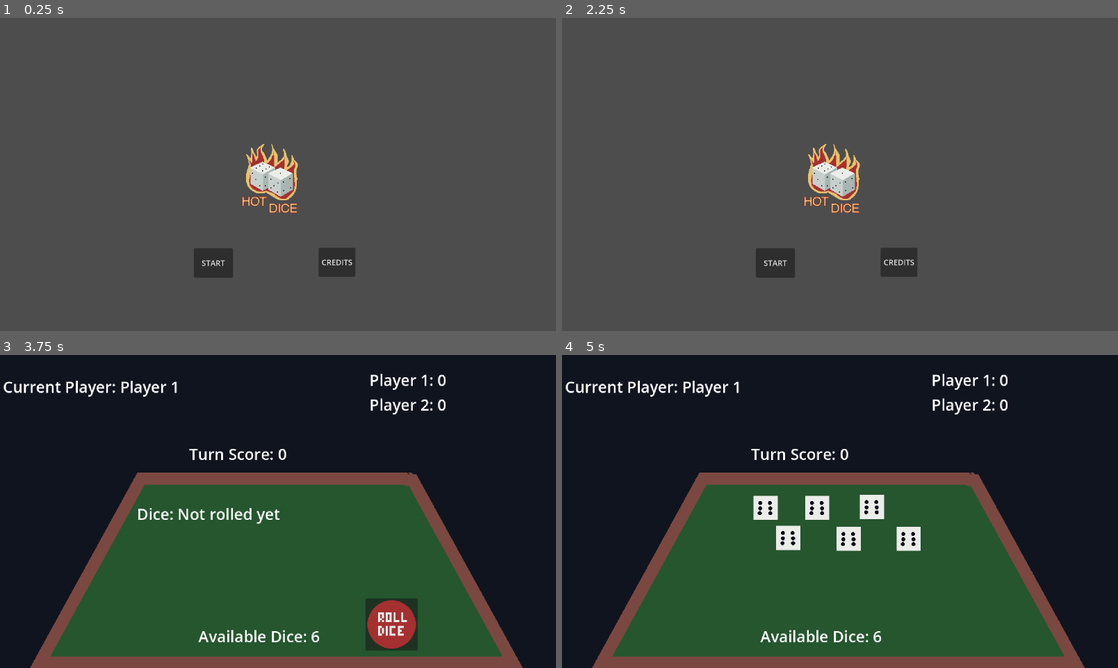
Above: before the commit, frames 1-4 (two rows, left to right).
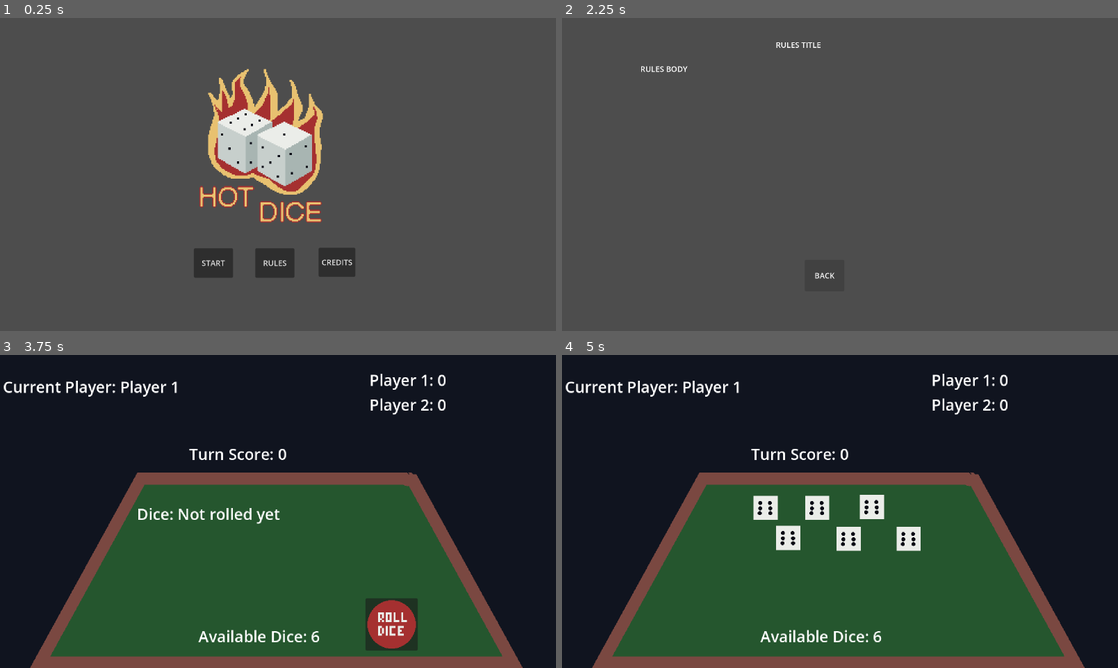
Above: after the commit, the same moments.

Repository: martinbriebac/10-000
Game: Godot game, scene res://scenes/setup_scene.tscn
Two runs of this game, one before a commit and one after it. Both use one fixed random seed, a clock stepped at 60 frames per second and the inputs below.
Inputs (mouse positions are in pixels of both pictures, inside the frame that each line leads up to):
- Up to frame 1 (0.25 s): no input
- Up to frame 2 (2.25 s): click "CREDITS" at 0.5 s; click "Back" at 1.25 s; click (834, 262) at 2 s, where only the run after the commit has a clickable "RULES"
- Up to frame 3 (3.75 s): click (261, 611) at 2.75 s, where only the run after the commit has a clickable "BACK"; click "START" at 3.5 s
- Up to frame 4 (5 s): click (951, 624) at 4.25 s

The runs differ from the first frame. In frame 1, 7.4% of the frame differs, in the area x 35-59%, y 16-83%; in frame 2, 2.8%; in frame 3, less than 0.1%; in frame 4, less than 0.1%.

Commit message:
added rules scene

Diff:
--- a/scenes/credits_scene.tscn
+++ b/scenes/credits_scene.tscn
@@ -11,16 +11,16 @@
 layout_mode = 0
 offset_left = 472.0
 offset_top = 196.0
-offset_right = 1375.0
-offset_bottom = 761.0
+offset_right = 564.0
+offset_bottom = 232.0
 text = "Credits"
 
 [node name="RichTextLabel" type="RichTextLabel" parent="."]
 layout_mode = 0
 offset_left = 410.0
 offset_top = 286.0
-offset_right = 990.0
-offset_bottom = 694.0
+offset_right = 702.0
+offset_bottom = 399.0
 text = "Game developed by loco_piola
 Art by loco_piola
 Music by loco_piola
@@ -34,6 +34,4 @@
 offset_bottom = 457.0
 text = "Back"
 
-[node name="CanvasLayer" type="CanvasLayer" parent="."]
-
 [connection signal="pressed" from="Back" to="." method="_on_back_pressed"]
--- /dev/null
+++ b/scenes/rules_scene.gd
@@ -0,0 +1,15 @@
+extends Control
+
+func _ready():
+	# Fade in the credits scene
+	var tween = create_tween()
+	tween.tween_property(self, "modulate:a", 1, 1).set_ease(Tween.EASE_IN_OUT)
+	tween.play()
+
+	$Back.disconnect("pressed", Callable(self, "_on_back_pressed"))
+	$Back.connect("pressed", Callable(self, "_on_back_pressed"))
+
+
+
+func _on_back_pressed():
+	get_tree().change_scene_to_file("res://scenes/setup_scene.tscn")
--- /dev/null
+++ b/scenes/rules_scene.tscn
@@ -0,0 +1,36 @@
+[gd_scene load_steps=2 format=3 uid="uid://buyu30x7g4d8w"]
+
+[ext_resource type="Script" path="res://scenes/rules_scene.gd" id="1_ctwoj"]
+
+[node name="Rules_scene" type="Control"]
+layout_mode = 3
+anchors_preset = 0
+offset_right = 40.0
+offset_bottom = 40.0
+script = ExtResource("1_ctwoj")
+
+[node name="Label" type="Label" parent="."]
+layout_mode = 0
+offset_left = 442.0
+offset_top = 44.0
+offset_right = 654.0
+offset_bottom = 91.0
+text = "RULES TITLE"
+
+[node name="RichTextLabel" type="RichTextLabel" parent="."]
+layout_mode = 0
+offset_left = 162.0
+offset_top = 94.0
+offset_right = 892.0
+offset_bottom = 450.0
+text = "RULES BODY"
+
+[node name="Back" type="Button" parent="."]
+layout_mode = 0
+offset_left = 502.0
+offset_top = 500.0
+offset_right = 584.0
+offset_bottom = 565.0
+text = "BACK"
+
+[connection signal="pressed" from="Back" to="." method="_on_back_pressed"]
--- a/scenes/setup_scene.tscn
+++ b/scenes/setup_scene.tscn
@@ -26,9 +26,19 @@
 offset_bottom = 535.0
 text = "CREDITS"
 
+[node name="Rules" type="Button" parent="."]
+layout_mode = 0
+offset_left = 528.0
+offset_top = 476.0
+offset_right = 609.0
+offset_bottom = 537.0
+text = "RULES"
+
 [node name="HotDice" type="Sprite2D" parent="."]
-position = Vector2(562, 330)
+position = Vector2(548, 261)
+scale = Vector2(2.22, 2.22)
 texture = ExtResource("2_6ynfx")
 
 [connection signal="pressed" from="StartButton" to="." method="_on_StartGameButton_pressed"]
 [connection signal="pressed" from="ShowCredits" to="." method="_on_CreditsButton_pressed"]
+[connection signal="pressed" from="Rules" to="." method="_on_RulesButton_pressed"]
--- a/scripts/setup_scene.gd
+++ b/scripts/setup_scene.gd
@@ -1,9 +1,4 @@
 extends Control
-
-# Number of players dropdown
-var num_players = 1
-# Music volume slider
-var music_volume = 0.5
 
 func _ready() -> void:
 	var viewport = get_viewport()
@@ -19,22 +14,18 @@
 	# Connect the button to the function
 	$ShowCredits.connect("pressed", Callable(self, "_on_CreditsButton_pressed"))
 
+	# Dissconnect the button to the function
+	$Rules.disconnect("pressed", Callable(self, "_on_RulesButton_pressed"))
+	# Connect the button to the function
+	$Rules.connect("pressed", Callable(self, "_on_RulesButton_pressed"))
 
-func _on_NumPlayersOptionButton_item_selected(index):
-	num_players = index + 1
-	print("Number of players selected: ", num_players)
+
 
 func _on_StartGameButton_pressed():
-	# Start the game with the selected number of players
-	print("Starting game with ", num_players, " players")
-	# Add code to start the game here
 	get_tree().change_scene_to_file("res://scenes/table.tscn")
 
 func _on_CreditsButton_pressed() -> void:
 	get_tree().change_scene_to_file("res://scenes/credits_scene.tscn")
 
-
-func _on_MusicVolumeHSlider_value_changed(value):
-	music_volume = value
-	print("Music volume set to: ", music_volume)
-	# Add code to update the music volume here
+func _on_RulesButton_pressed():
+	get_tree().change_scene_to_file("res://scenes/rules_scene.tscn")
